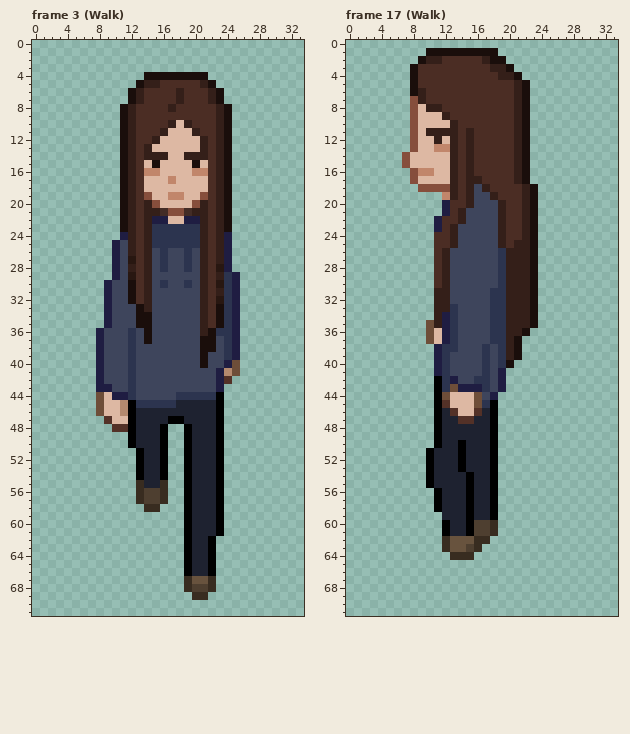
Two versions of one pixel-art file, Character/OneMestoRun.aseprite. Above: the version before the commit.
34x72 pixels, 128 frames. Pixels under 10% opacity are left out. Colours within 5 levels of each other are drawn and written as one. Shown: frame 3 (Walk), frame 17 (Walk). The commit also changed other frames, which this record leaves out.
Now the later version:
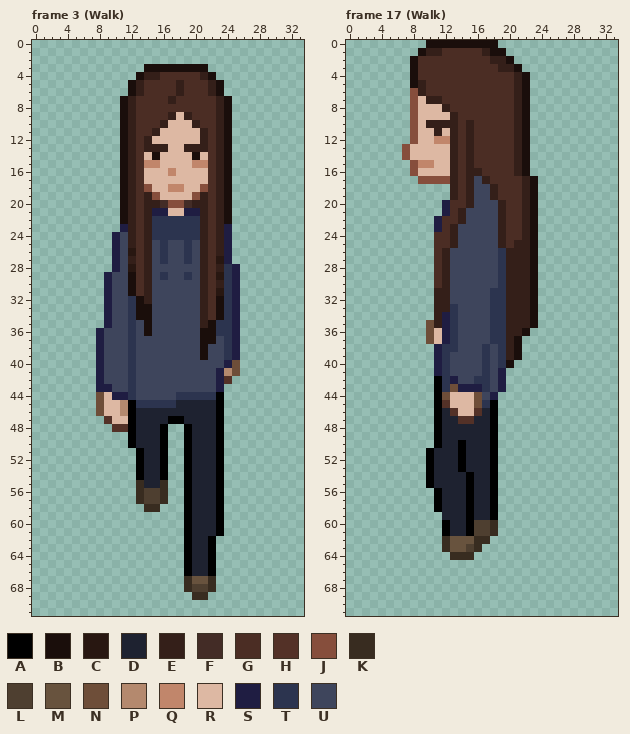
Palette (. is transparent): A #000000  B #1a0e0b  C #281711  D #1e2230  E #341f19  F #432c26  G #4b2d24  H #533127  J #864e3c  K #382c20  L #4e3f30  M #68533e  N #6e4e39  P #b4896e  Q #c1866b  R #ddb8a3  S #1f1d42  T #2c344f  U #3e455c
Commit message: player update spr
What changed:
Changed rows in their new state; - is an unchanged pixel.
Frame 3 (Walk), layer "Walk_S":
first column x 9:
 3 -----BBBBBBBB----
 4 ----BEEGGGGGEB---
 5 ---BEGG--E--GEB--
 7 --BEG---EG---GEB-
 8 --------G--------
 9 --------ERE------
10 -------ER-RE-----
11 ------ER---RE----
12 -----ER----------
13 ------EE--EE-----
14 -----RBR--RBR----
15 -----QQ----QQ----
16 -----RR-Q--RR----
17 --------R--------
18 -----J--QQ--J----
19 -----EJ-RR-JE----
20 ------EFJJFE-----
21 ------SSRRSS-----
22 ------TTTTTT-----
23 --S------------S-
24 -SU--------------
25 ------U-UU-U-----
26 ---C-------------
27 ---E----------C--
28 ---C---U--U---ETS
29 SU-B---T--T---C--
30 -------U--U---E--
31 --------------C--
32 ---TB---------B--
33 ---T-B-----------
34 ---T-------------
35 ---TU--------BT--
36 ------------B----
37 -----U-----------
38 -------------U---
40 ------------U----
Frame 17 (Walk), layer "Walk_S":
first column x 7:
 0 ---BBBBBBBBB-----
 1 --BEEGGGGGE-B----
 2 -BGGG-----GEEB---
 3 -----------G-EB--
 4 ------------GGEB-
 5 --E--------------
 6 -J---------------
 7 --REE------------
 8 ---RRE-----------
 9 -----RE----------
10 ---EEE--E--------
11 ---R-R-----------
12 ----QQ-----------
13 JR--RR-----------
15 .JQQ-------------
16 --RR-----E-------
17 -.JJJJ---UE---GEB
18 --....----UE-----
19 -----.-----------
Boxes around the changes in both pictures, in picture pixels (x1, y1, x2, y2):
changed: (104, 64, 240, 368)
changed: (402, 40, 538, 200)
